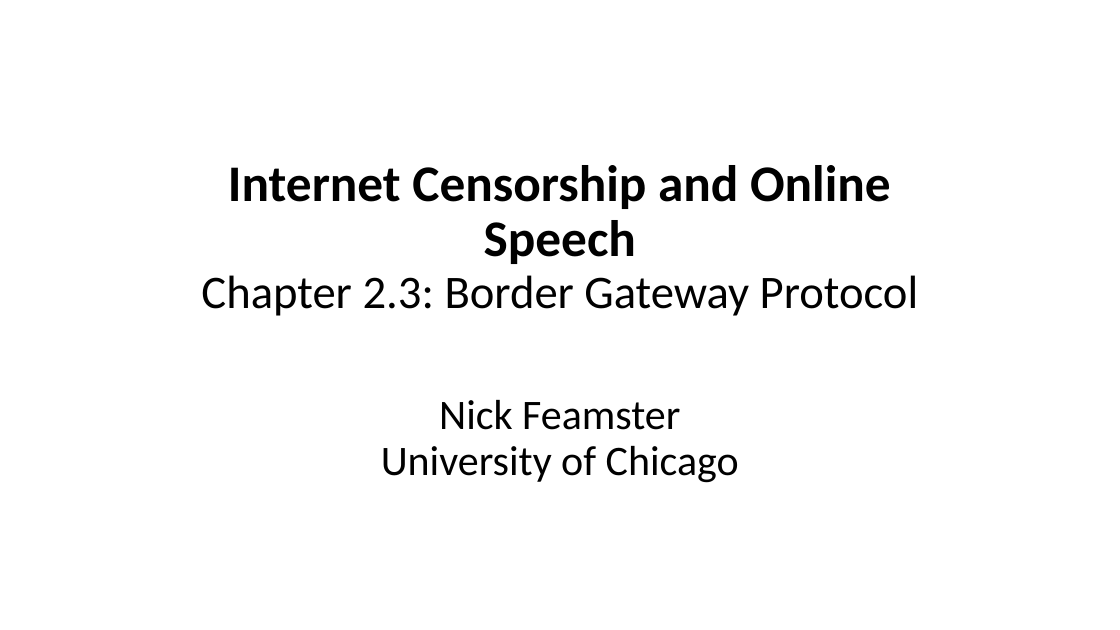
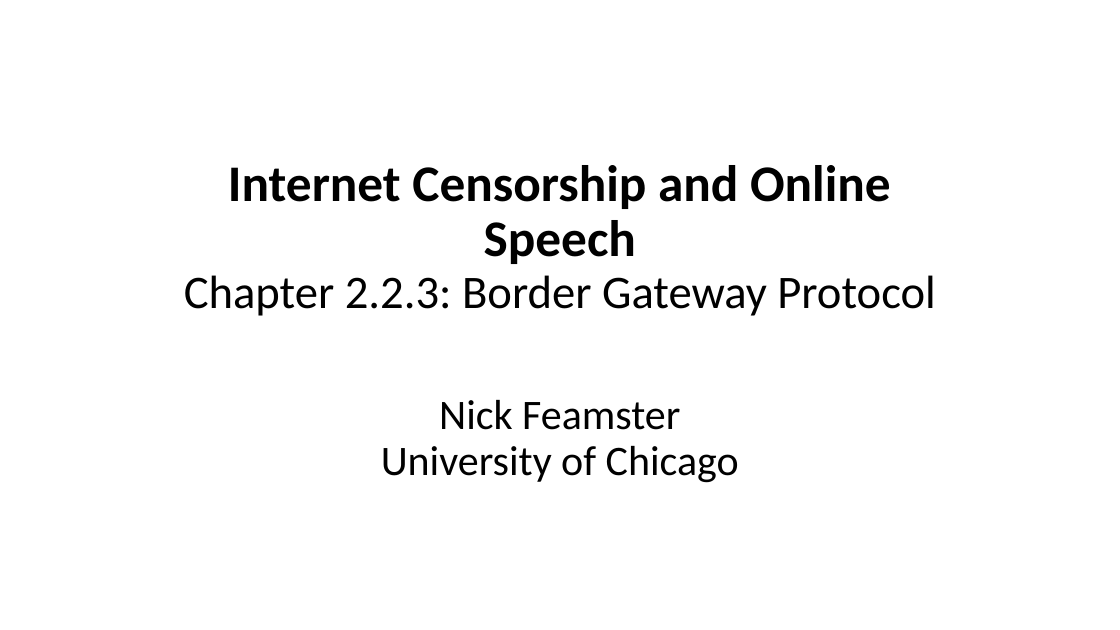
Before and after one commit to noise-lab/censorship-course, a slide deck: slide 22 of docs/slides/class/04-Protocols.pptx. Drawn at 1120x630 pixels with LibreOffice and Linux fonts; fonts in the diff are those of the drawing. Boxes give left, top, right and bottom in pixels: in the first picture for what was removed or moved away, otherwise in the second. Text is boxed around its words. In the diff, an @@ line names an element or a change of style, - is before the commit and + after.

```diff
--- a/docs/slides/class/04-Protocols.pptx
+++ b/docs/slides/class/04-Protocols.pptx
@@ title at (x1=184, y1=165, x2=936, y2=316): text changed; size 44 to 40 pt; bold off @@
-Internet Censorship and Online Speech
-Chapter 2.3: Border Gateway Protocol
+Internet Censorship and Online Speech
+Chapter 2.2.3: Border Gateway Protocol
```
Also in this commit, not shown: 4 other slides changed.
